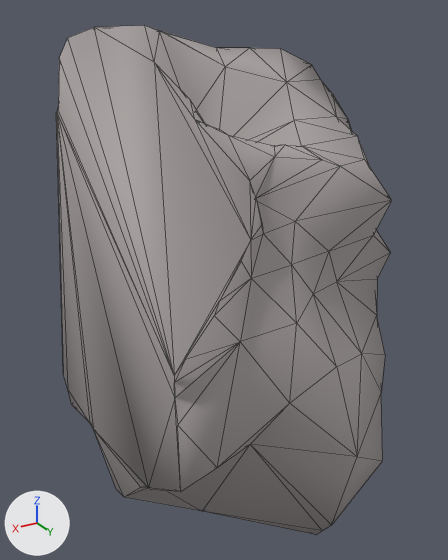
Renders of the glTF model prototype/assets/models/terrain/boulder_1.glb from each side of a commit.
The view is the same before and after, from a 50 mm lens placed at (1.43, 2.88, 2.66), pointed at (-0.18, 0.19, 1.31). Arrows for +X, +Y and +Z are at lower left; the lights stay in place. The older version comes first. Mesh edges are drawn as thin lines.

Names of what the first picture shows: 'boulder_1'.
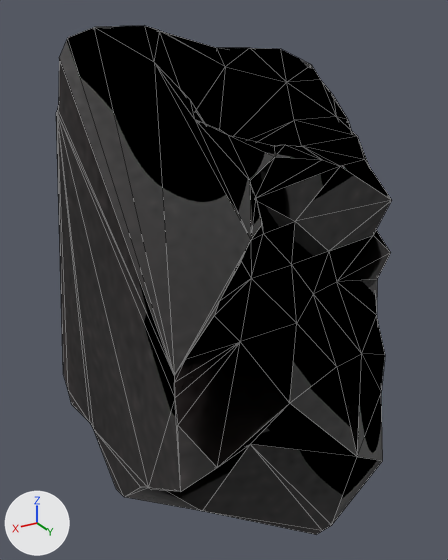
Pixel boxes [x1, y1, x2, y2] of what changed, in the pictures (448 x 560 px):
'boulder_1', surface changed (grey to black): [56, 25, 392, 534] in both

The change, as a list of edits to the scene's bpy script:
```text
Add img_boulder_1_mat_albedo:
    img_boulder_1_mat_albedo = load_image('boulder_1_mat_albedo', '_unpacked/boulder_1_mat_albedo', 128, 128, 'sRGB')
Add img_boulder_1_mat_rough:
    img_boulder_1_mat_rough = load_image('boulder_1_mat_rough', '_unpacked/boulder_1_mat_rough', 128, 128, 'Non-Color')
Add img_boulder_1_mat_norm:
    img_boulder_1_mat_norm = load_image('boulder_1_mat_norm', '_unpacked/boulder_1_mat_norm', 128, 128, 'Non-Color')
Change mat_boulder_1_mat:
    remove # nodes: BsdfPrincipled, OutputMaterial
    remove # colours: grey #aca4a4
    nodes: BsdfPrincipled, Math, NormalMap, OutputMaterial, SeparateColor, TexImage x3
    uses the picture img_boulder_1_mat_albedo
    uses the picture img_boulder_1_mat_norm
    uses the picture img_boulder_1_mat_rough
Change me_boulder_1_mesh:
    where me_boulder_1_mesh.from_pydata(...)  # 116 vertices, 228 faces; spans x -1.27..0.6, y -0.54..1.11, z 0.0..2.6
    used by ob_boulder_1; location = (0.0, 0.0, 0.0)
    me_boulder_1_mesh part 1: texture (UV) coordinates changed
```
